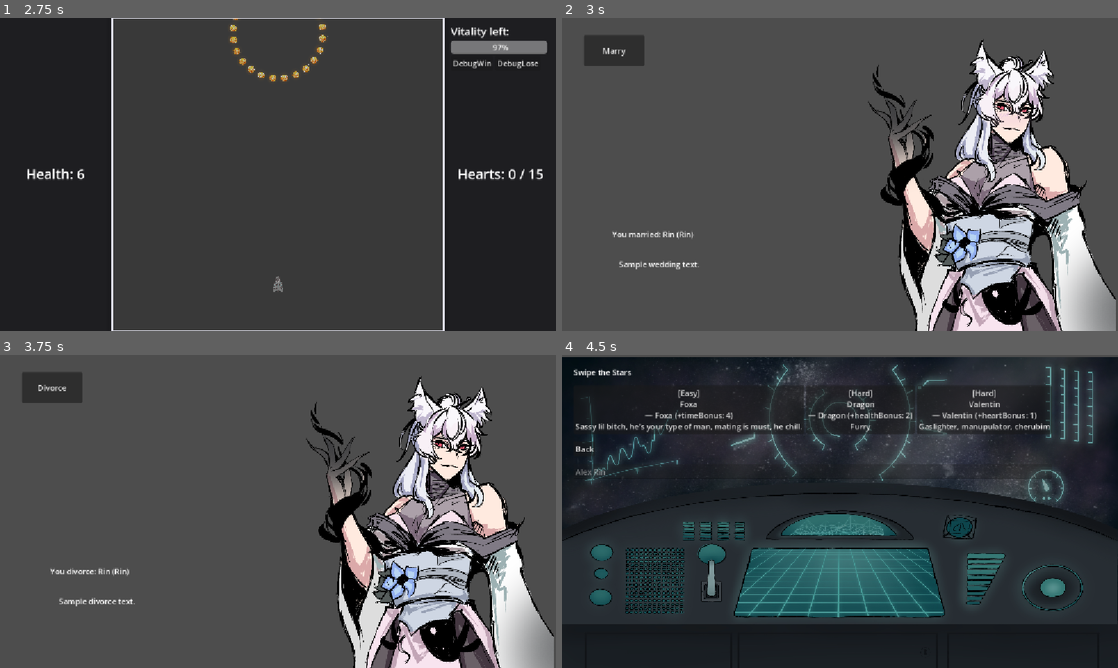
Above: before the commit, frames 1-4 (two rows, left to right).
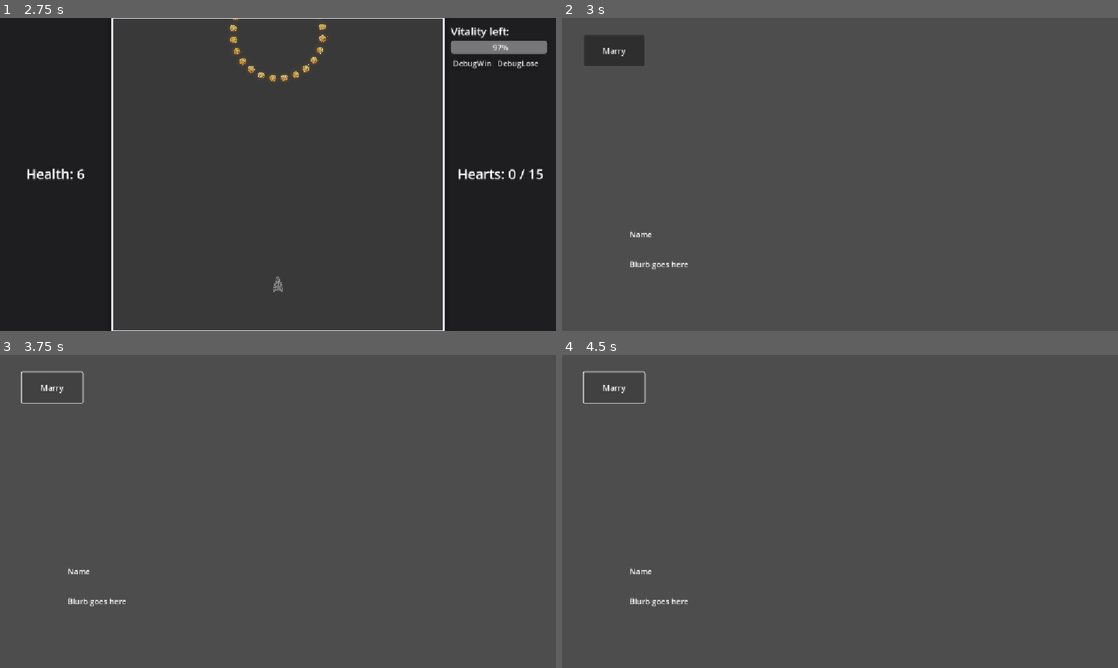
Above: after the commit, the same moments.

Repository: RobinPilt/UTGJ2025_c4
Game: Godot game, scene res://scenes/core/main.tscn
The game is run twice, just before and just after one commit, with the same random seed, the same clock (stepped at 60 frames per second) and the same inputs.
Inputs (mouse positions are in pixels of both pictures, inside the frame that each line leads up to):
- Up to frame 1 (2.75 s): click "Start" at 0.5 s; click (183, 133) at 1.27 s; type "Alex" at 1.35 s; click "[Normal] Rin — Rin (+healthBo…" at 2 s
- Up to frame 2 (3 s): click "DebugWin" at 2.75 s
- Up to frame 3 (3.75 s): click "Marry" at 3.5 s
- Up to frame 4 (4.5 s): click (612, 386) at 4.25 s, where only the run before the commit has a clickable "Divorce"

Frame 1 is identical in both runs. In frame 2, 23% of the frame differs, in the area x 9-100%, y 6-100%; in frame 3, 23%; in frame 4, 94%, in the area x 0-100%, y 0-100%.
Error after the commit: Invalid cast: could not convert value to 'String'. (res://scenes/ui/Wedding.gd:26)

Commit message:
Wedding and divorce texts can now contain multiple sentences, usability yet to be implemented

Diff:
--- a/koguja/scenes/ui/DatingApp.gd
+++ b/koguja/scenes/ui/DatingApp.gd
@@ -26,8 +26,8 @@
 		"blurb": "Sassy lil bitch, he's your type of man, mating is must, he chill.",
 		"sprite_path": "res://assets/art/char/foxa.png",
 		"sprite_path2": "res://assets/art/char/foxablush.png",
-		"wedding_text": "Sample wedding text.",
-		"divorce_text": "Sample divorce text."
+		"wedding_text": ["", ""],
+		"divorce_text": ["", ""]
 	},
 	{
 		"display_name": "Lucy",
@@ -36,8 +36,8 @@
 		"blurb": "Calm, and a dick, leader kinda shit.",
 		"sprite_path": "res://assets/art/char/lucy.png",
 		"sprite_path2": "res://assets/art/char/lucyblush.png",
-		"wedding_text": "Sample wedding text.",
-		"divorce_text": "Sample divorce text."
+		"wedding_text": ["Sample wedding text.", "Sample"],
+		"divorce_text": ["Sample divorce text.", "Sample"]
 	},
 	{
 		"display_name": "Saask",
@@ -46,8 +46,8 @@
 		"blurb": "A bad bitch, liar, will take your money, snu snu, rip pelvis.",
 		"sprite_path": "res://assets/art/char/saask.png",
 		"sprite_path2": "res://assets/art/char/saaskblush.png",
-		"wedding_text": "Sample wedding text.",
-		"divorce_text": "Sample divorce text."
+		"wedding_text": ["Sample wedding text.", "Sample"],
+		"divorce_text": ["Sample divorce text.", "Sample"]
 	},
 	{
 		"display_name": "Aquarius",
@@ -56,8 +56,8 @@
 		"blurb": "Rock hard, stoned, water? this thing is also chill.",
 		"sprite_path": "res://assets/art/char/aquarius.png",
 		"sprite_path2": "res://assets/art/char/aquariusblush.png",
-		"wedding_text": "Sample wedding text.",
-		"divorce_text": "Sample divorce text."
+		"wedding_text": ["Sample wedding text.", "Sample"],
+		"divorce_text": ["Sample divorce text.", "Sample"]
 	},
 	{
 		"display_name": "Dragon",
@@ -66,8 +66,8 @@
 		"blurb": "Furry",
 		"sprite_path": "res://assets/art/char/dragon.png",
 		"sprite_path2": "res://assets/art/char/dragonblush.png",
-		"wedding_text": "Sample wedding text.",
-		"divorce_text": "Sample divorce text."
+		"wedding_text": ["Sample wedding text.", "Sample"],
+		"divorce_text": ["Sample divorce text.", "Sample"]
 	},
 	{
 		"display_name": "Rin",
@@ -76,8 +76,8 @@
 		"blurb": "Sadistik as fak woman",
 		"sprite_path": "res://assets/art/char/rin.png",
 		"sprite_path2": "res://assets/art/char/rinblush.png",
-		"wedding_text": "Sample wedding text.",
-		"divorce_text": "Sample divorce text."
+		"wedding_text": ["Sample wedding text.", "Sample"],
+		"divorce_text": ["Sample divorce text.", "Sample"]
 	},
 	{
 		"display_name": "Serena",
@@ -86,8 +86,8 @@
 		"blurb": "Wild woman, chemistry stuff, sadistic?",
 		"sprite_path": "res://assets/art/char/serena.png",
 		"sprite_path2": "res://assets/art/char/serenablush.png",
-		"wedding_text": "Sample wedding text.",
-		"divorce_text": "Sample divorce text."
+		"wedding_text": ["Sample wedding text.", "Sample"],
+		"divorce_text": ["Sample divorce text.", "Sample"]
 	},
 	{
 		"display_name": "Valentin",
@@ -96,8 +96,8 @@
 		"blurb": "Gaslighter, manupulator, cherubim",
 		"sprite_path": "res://assets/art/char/valentin.png",
 		"sprite_path2": "res://assets/art/char/valetinblush.png",
-		"wedding_text": "Sample wedding text.",
-		"divorce_text": "Sample divorce text."
+		"wedding_text": ["Sample wedding text.", "Sample"],
+		"divorce_text": ["Sample divorce text.", "Sample"]
 	},
 	{
 		"display_name": "Victor",
@@ -106,8 +106,8 @@
 		"blurb": "Alcoholic, chill dude, fight? Yes. gambler",
 		"sprite_path": "res://assets/art/char/victor.png",
 		"sprite_path2": "res://assets/art/char/victorblush.png",
-		"wedding_text": "Sample wedding text.",
-		"divorce_text": "Sample divorce text."
+		"wedding_text": ["Sample wedding text.", "Sample"],
+		"divorce_text": ["Sample divorce text.", "Sample"]
 	}
 ]
 
@@ -139,7 +139,7 @@
 	b.size_flags_horizontal = Control.SIZE_EXPAND_FILL
 	b.size_flags_vertical = Control.SIZE_SHRINK_CENTER
 
-	# 👇 Explicit types to avoid Variant inference warnings
+	# Explicit types to avoid Variant inference warnings
 	var diff: String = (npc.get("difficulty_id", "normal") as String)
 	var name: String = (npc.get("display_name", "???") as String)
 	var fam:  String = (npc.get("family_name", "") as String)
